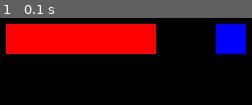
Above: before the commit, frame 1.
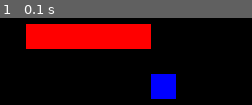
Above: after the commit, the same moment.

Repository: David-pnj/PyGameCarlitosh
Game: pygame game, started from Snake.py
The game is run twice, just before and just after one commit, with the same random seed, the same clock (stepped at 60 frames per second) and the same inputs.
Inputs:
- Up to frame 1 (0.1 s): no input

The runs differ from the first frame. In frame 1, 13% of the frame differs, in the area x 2-98%, y 6-94%.

Commit message:
Base snake

Diff:
--- a/Snake.py
+++ b/Snake.py
@@ -1,40 +1,58 @@
-import sys, pygame as pg
+import sys,random, pygame as pg
 
 pg.init()
 
+"""TO DO: Consumable que aumenta la puntuación de los azules, tener varios azules (opcional) y sprites/sonidos para la serpiente y consumables"""
 class Consumable():
     def __init__(self,rect,points):
         self.rect=rect
         self.points=points
+    def move_consumable(self,screen,position):
+        self.rect=pg.Rect(position[0],position[1],25,25)
+        pg.draw.rect(screen,(0,0,255),self.rect)
 
 class SnakePart():
     def __init__(self,rect):
         self.rect=rect
     def move_part(self,screen,position):
-        self.rect=pg.Rect(position[0],position[1],30,30)
+        self.rect=pg.Rect(position[0],position[1],25,25)
         pg.draw.rect(screen,(255,0,0),self.rect)
 
 
 
 screen = pg.display.set_mode((720,720))
 position = [200,50]
-amount = 6
+amount = 5
 movementDict = {"w" : (0,-5),"a" : (-5,0),"s" : (0,5),"d" : (5,0)}
 run = True
 
-head= SnakePart(pg.Rect(position[0],position[1],30,30))
-body= SnakePart(pg.Rect(position[0]-30,position[1],30,30))
-body1= SnakePart(pg.Rect(position[0]-60,position[1],30,30))
-body2= SnakePart(pg.Rect(position[0]-90,position[1],30,30))
-tail= SnakePart(pg.Rect(position[0]-120,position[1],30,30))
+head= SnakePart(pg.Rect(position[0],position[1],25,25))
+body= SnakePart(pg.Rect(position[0]-25,position[1],25,25))
+body1= SnakePart(pg.Rect(position[0]-50,position[1],25,25))
+body2= SnakePart(pg.Rect(position[0]-75,position[1],25,25))
+tail= SnakePart(pg.Rect(position[0]-100,position[1],25,25))
 
-consum1=Consumable(pg.Rect(290,50,30,30),1)
-drawConsum=True
+consum1Position=[225,100]
+consum1=Consumable(pg.Rect(consum1Position[0],consum1Position[1],25,25),1)
+"""Añadir un consumable verde que suba el valor del consumable azul por 2"""
+
 prevPositions=[]
 
 snake=[head,body,body1,body2,tail]
 canMove=False
-
+def calculate_pos_consum():
+    x=random.randint(-15,15)*25
+    y=random.randint(-15,15)*25
+    """se sale algunas veces y por consecuencia aparece demasiado en el borde. Probar las tecnicas de try catch que vienen en las diapos de clase a ver si es mejor."""
+    if x < 0:
+        x= 0
+    if x > 720:
+        x= 720
+    if y < 0:
+        y = 0
+    if y > 720:
+        y = 720
+    return [x,y]
 while run:
     for event in pg.event.get():
         if event.type == pg.QUIT: sys - exit()
@@ -48,13 +66,14 @@
                     canMove=True
                     prevPositions.clear()
                     prevPositions.append(position)
-                    testRect=pg.Rect(position[0],position[1],30,30)
+                    testRect=pg.Rect(position[0],position[1],25,25)
                     """Si toca un consumable, añade 1 pieza a la serpiente. Cambiarlo para que la cantidad de piezas añadidas dependa del atributo points de la clase Consumable"""
-                    if drawConsum:
-                        if testRect.colliderect(consum1.rect):
-                            newPart= SnakePart(pg.Rect(body.rect.left,body.rect.top,30,30))
-                            snake.append(newPart)
-                            drawConsum=False
+                    if testRect.colliderect(consum1.rect):
+                        newPart= SnakePart(pg.Rect(body.rect.left,body.rect.top,25,25))
+                        snake.append(newPart)
+                        consum1Position=calculate_pos_consum()
+                        print(consum1Position)
+
 
                     snakeAux=snake[:len(snake)] #todos los elementos menos el último
                     for part in snakeAux:
@@ -73,8 +92,7 @@
     """Renderizado"""
     screen.fill((0,0,0))
     count = 0
-    if drawConsum:
-        pg.draw.rect(screen,(0,0,255),consum1.rect)
+    consum1.move_consumable(screen,consum1Position)
     if canMove:
         for part in snake:
             part.move_part(screen,prevPositions[count])
